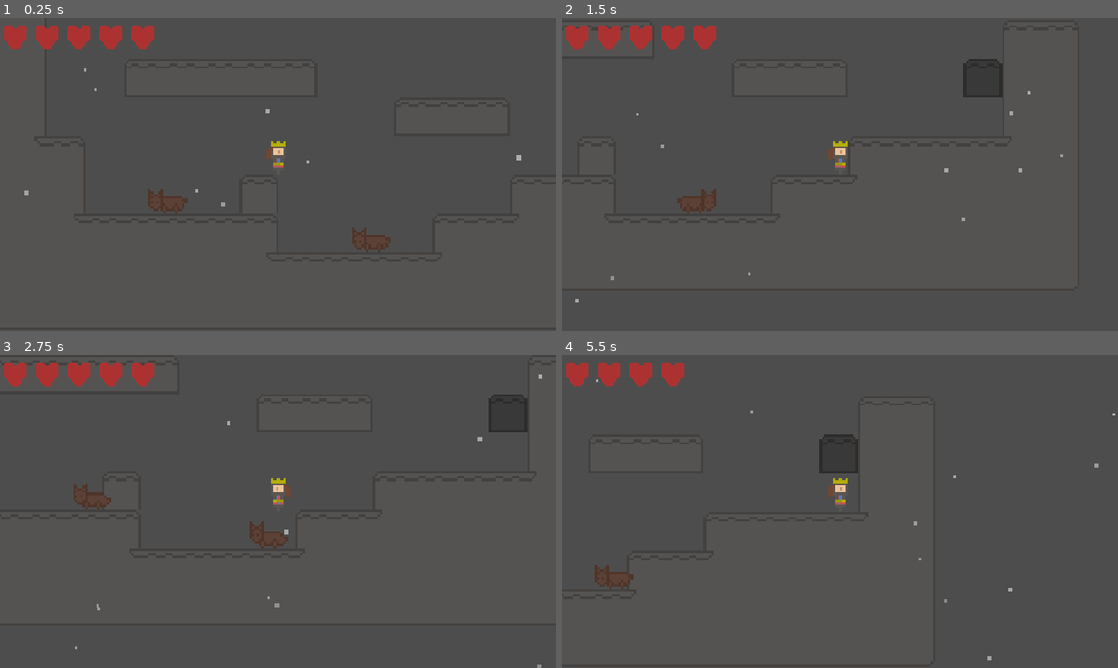
Above: before the commit, frames 1-4 (two rows, left to right).
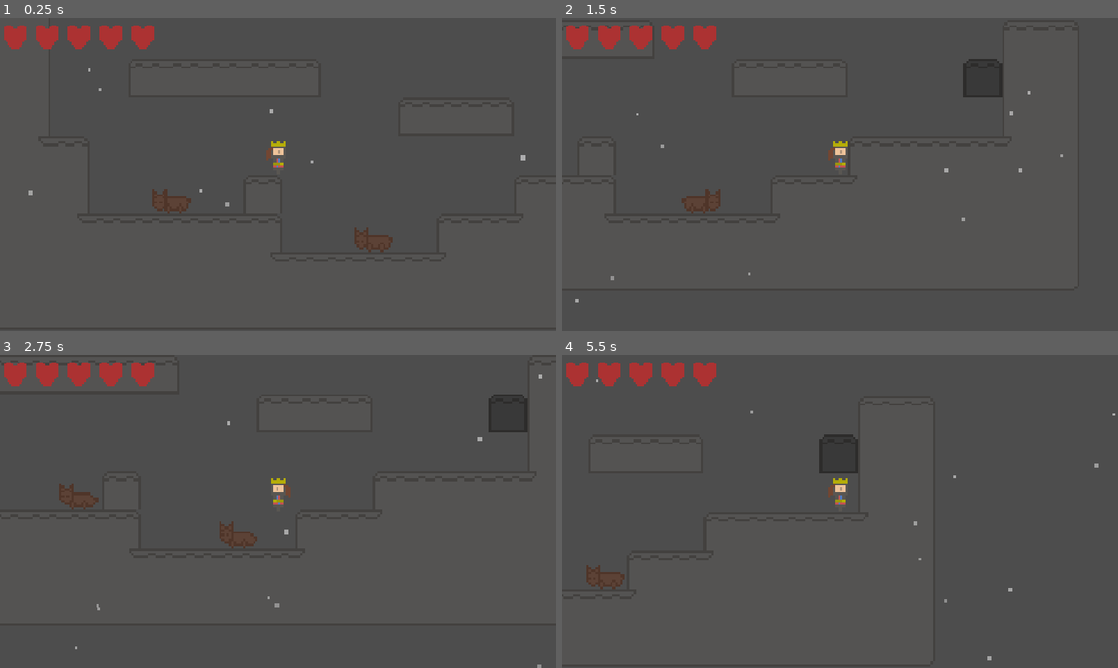
Above: after the commit, the same moments.

Repository: tarfish/queen-of-spades
Game: Godot game, scene res://assets/scenes/area_1.tscn
The game is run twice, just before and just after one commit, with the same random seed, the same clock (stepped at 60 frames per second) and the same inputs.
Inputs:
- Up to frame 1 (0.25 s): no input
- Up to frame 2 (1.5 s): tap Enter at 0.5 s; hold Right (move_right) from 0.53 s (still down); tap Alt at 0.6 s; tap Z (jump) at 0.77 s; tap Shift at 1.35 s
- Up to frame 3 (2.75 s): tap Z (jump) at 1.52 s; release Right (move_right) at 2.03 s; hold Left (move_left) from 2.03 s (still down); tap Alt at 2.1 s
- Up to frame 4 (5.5 s): release Left (move_left) at 2.78 s; hold Right (move_right) 2.78-4.28 s; tap Shift at 2.85, 4.35 s; tap Z (jump) at 3.02, 3.77, 4.52 s; tap Alt at 3.6, 5.1 s; hold Left (move_left) 4.28-5.03 s; hold Right (move_right) from 5.03 s (still down)

The runs differ from the first frame. In frame 1, 0.3% of the frame differs, in the area x 4-95%, y 16-75%; in frame 2, 0.1%; in frame 3, 0.6%, in the area x 10-52%, y 41-62%; in frame 4, 0.4%.

Commit message:
added knockback when taking damage

Diff:
--- a/assets/scenes/area_1.tscn
+++ b/assets/scenes/area_1.tscn
@@ -364,7 +364,7 @@
 tile_set = SubResource("TileSet_yyir1")
 
 [node name="Player" parent="." instance=ExtResource("2_0ue7q")]
-position = Vector2(-1, 0)
+position = Vector2(-16, -16)
 
 [node name="crawler" parent="." node_paths=PackedStringArray("player") instance=ExtResource("4_tbje5")]
 texture_filter = 1
--- a/assets/scenes/crawler.gd
+++ b/assets/scenes/crawler.gd
@@ -4,7 +4,7 @@
 @export var speed: int = 50
 @export var chase_speed: int = 50
 @export var acceleration: int = -30
-@export var knockback := 1000
+@export var knockback := 250
 
 @onready var sprite: AnimatedSprite2D = $sprite
 @onready var raycast: RayCast2D = $sprite/RayCast2D
--- a/assets/scenes/crawler.tscn
+++ b/assets/scenes/crawler.tscn
@@ -5,7 +5,7 @@
 
 [sub_resource type="CapsuleShape2D" id="CapsuleShape2D_r0k6r"]
 radius = 2.0
-height = 10.0
+height = 14.0
 
 [sub_resource type="AtlasTexture" id="AtlasTexture_v0qg8"]
 atlas = ExtResource("1_r0k6r")
@@ -38,7 +38,7 @@
 speed = 30
 
 [node name="CollisionShape2D" type="CollisionShape2D" parent="."]
-position = Vector2(-1, 6)
+position = Vector2(1, 6)
 rotation = -1.5708
 shape = SubResource("CapsuleShape2D_r0k6r")
 
@@ -59,6 +59,7 @@
 [node name="Area2D" type="Area2D" parent="."]
 
 [node name="CollisionShape2D" type="CollisionShape2D" parent="Area2D"]
+visible = false
 position = Vector2(0, 3)
 rotation = -1.57079
 shape = SubResource("CapsuleShape2D_v0qg8")
--- a/assets/scripts/player_controller.gd
+++ b/assets/scripts/player_controller.gd
@@ -16,7 +16,7 @@
 var Jump_Available: bool = true
 var Jump_jump_timer = 0
 var health = 100
-var knockback
+var knockback = Vector2(150,150)
 
 @onready var heart1 = $UI/Hearts/HBoxContainer/Heart
 @onready var heart2 = $UI/Hearts/HBoxContainer/Heart2
@@ -64,11 +64,11 @@
 	else:
 		velocity.x = move_toward(velocity.x, 0, speed * speed_multiplier)
 
-#	if knockback.length() > min_knockback:
-#		knockback /= slow_knockback
-#		velocity = knockback
-#		move_and_slide()
-#z		return
+	if knockback.length() > min_knockback:
+		knockback /= slow_knockback
+		velocity = knockback
+		move_and_slide()
+		return
 
 	move_and_slide()
 
